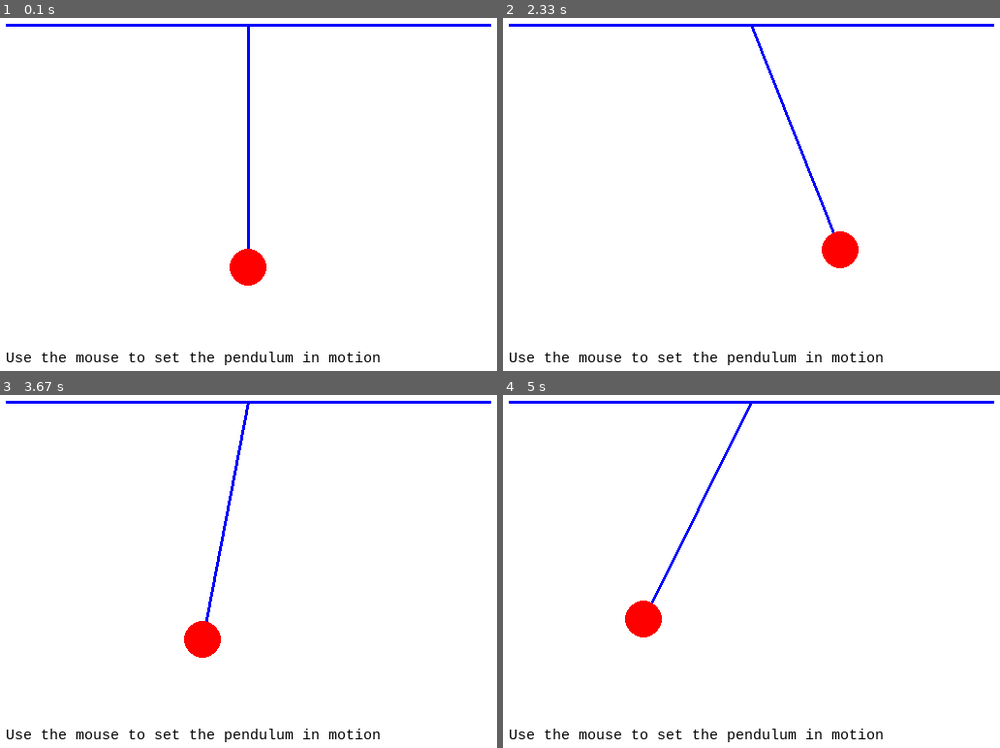
Above: before the commit, frames 1-4 (two rows, left to right).
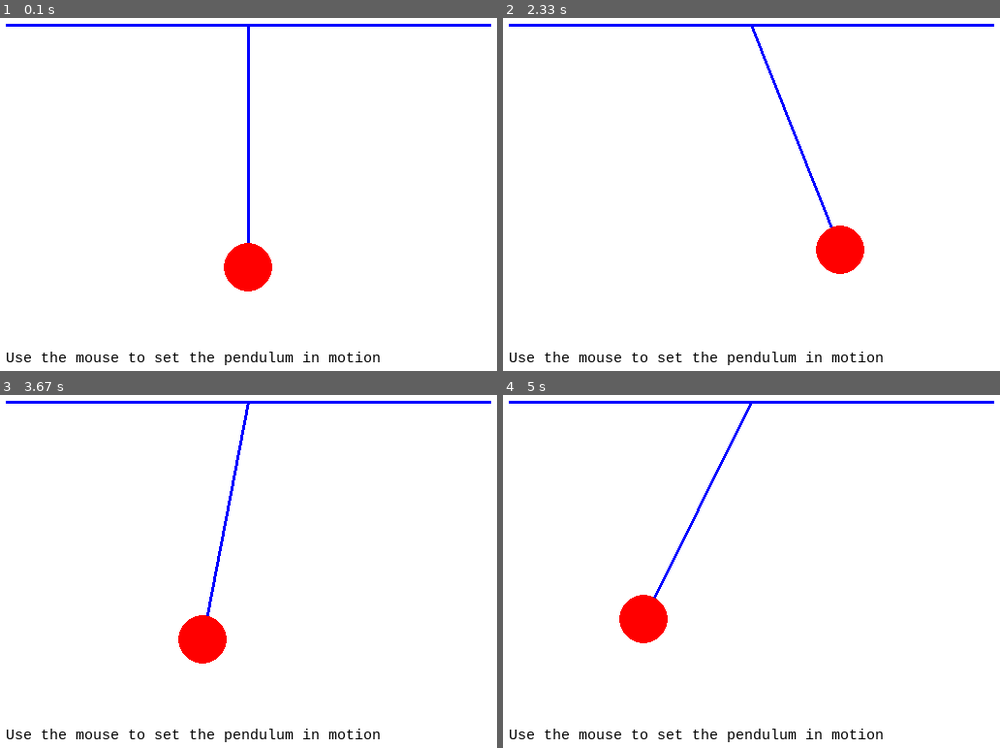
Above: after the commit, the same moments.

Repository: setiabudidaya/Pygame-physics
Game: pygame game, started from Pendulum.py
Same seed, same stepped clock (60 frames per second), same inputs: the game is played once before the commit and once after it.
Inputs (mouse positions are in pixels of both pictures, inside the frame that each line leads up to):
- Up to frame 1 (0.1 s): no input
- Up to frame 2 (2.33 s): click (751, 275) at 1.88 s; press the mouse at (751, 275) at 2.2 s; move the mouse to (831, 226) at 2.3 s
- Up to frame 3 (3.67 s): release the mouse at (412, 553) at 2.43 s; click (442, 585) at 2.55 s
- Up to frame 4 (5 s): no input

The runs differ from the first frame. In frame 1, 0.4% of the frame differs, in the area x 45-55%, y 63-78%; in frame 2, 0.4%; in frame 3, 0.4%; in frame 4, 0.4%.

Commit message:
Removed needless function

Diff:
--- a/Pendulum.py
+++ b/Pendulum.py
@@ -1,10 +1,6 @@
 import math
 import time
 import pygame
-
-def solidCircle(size, x, y):
-    for dx in range(2, size):
-        pygame.draw.circle(screen, (255, 0, 0), (int(x), int(y)), dx, 2)
 
 def onPath(x,y):
     length = 250
@@ -12,10 +8,8 @@
     angle = 0.5*math.pi - math.atan2(y, x)
     if angle > 1.31:
         angle = 1.31
-        a_x = 0
     elif angle < -1.31:
         angle = -1.31
-        a_x = 0
     x = length*math.sin(angle)
     y = pivot_y + length*math.cos(angle)
     return (x, y)
@@ -91,7 +85,7 @@
 
         pygame.draw.line(screen, (0,0,255), (pivot_x, pivot_y),
                          (pivot_x + x, y), 3)
-        solidCircle(20, pivot_x+x, y)
+        pygame.draw.circle(screen, (255, 0, 0), (int(x + pivot_x), int(y)), 25, 0)
 
         pygame.display.flip()
         time.sleep(dt)
